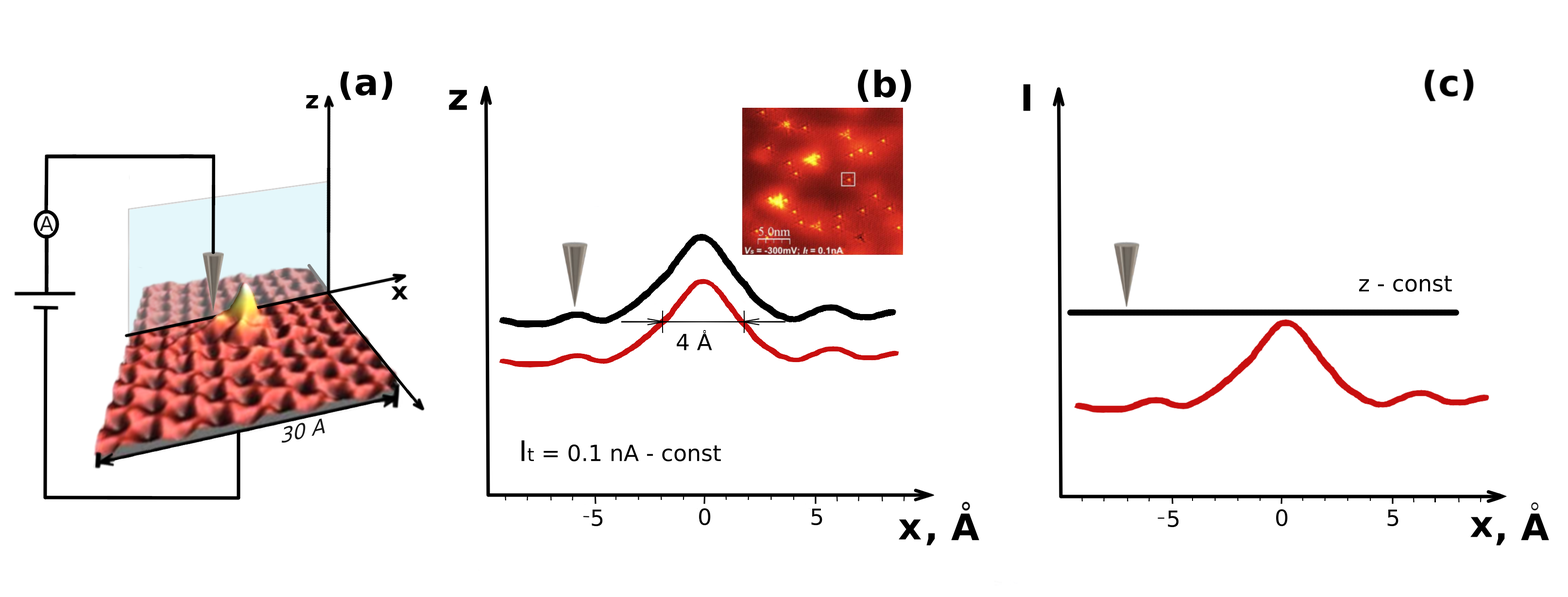
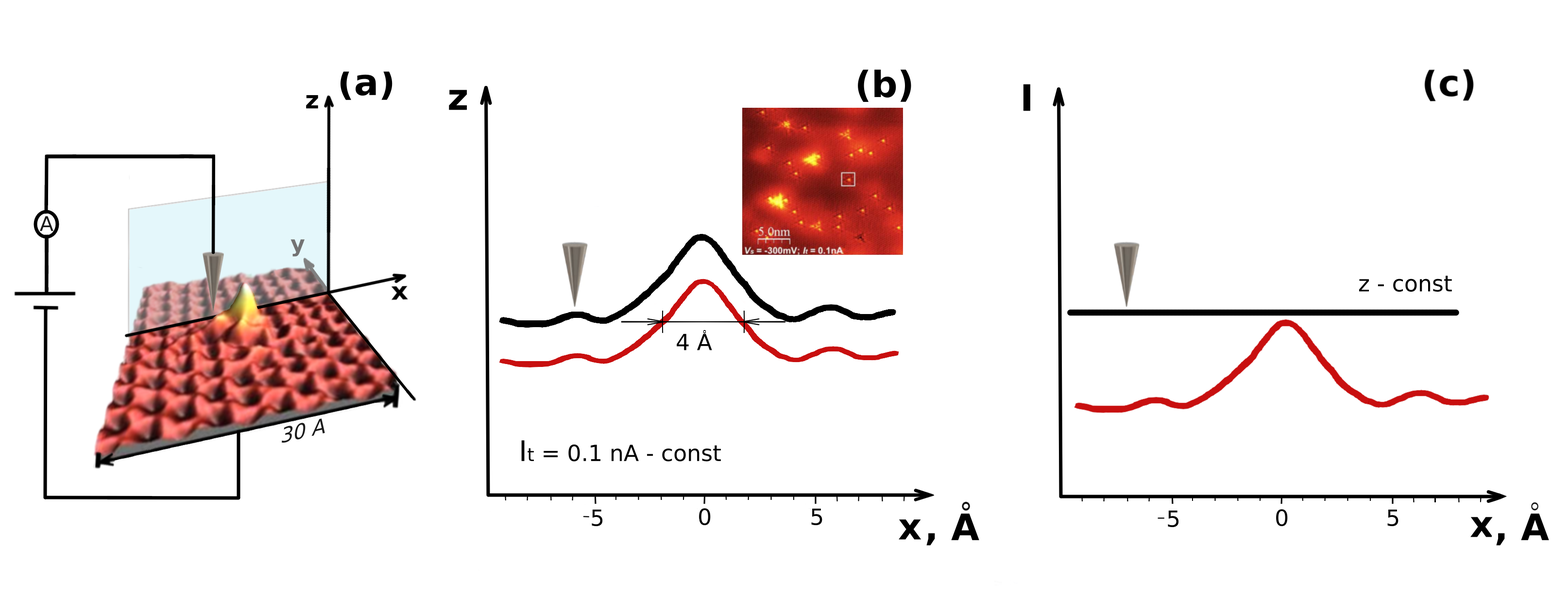
Comparing the layer stacks of the two 1568 × 597 images. Changes:
renamed "oy" to "ox Merged", painted on it over [290, 239, 426, 412]
painted on "ox" over [290, 239, 315, 273]
painted on "oz" over [290, 239, 315, 273]
painted on "base de fugure Merged" (3rd of 4) over [290, 239, 426, 412]
painted on "base de fugure Merged" (4th of 4) over [290, 239, 315, 273]
painted on "Copy of 3D Merged" over [290, 239, 426, 412]
painted on "Paint Layer 1" over [290, 239, 426, 412]
